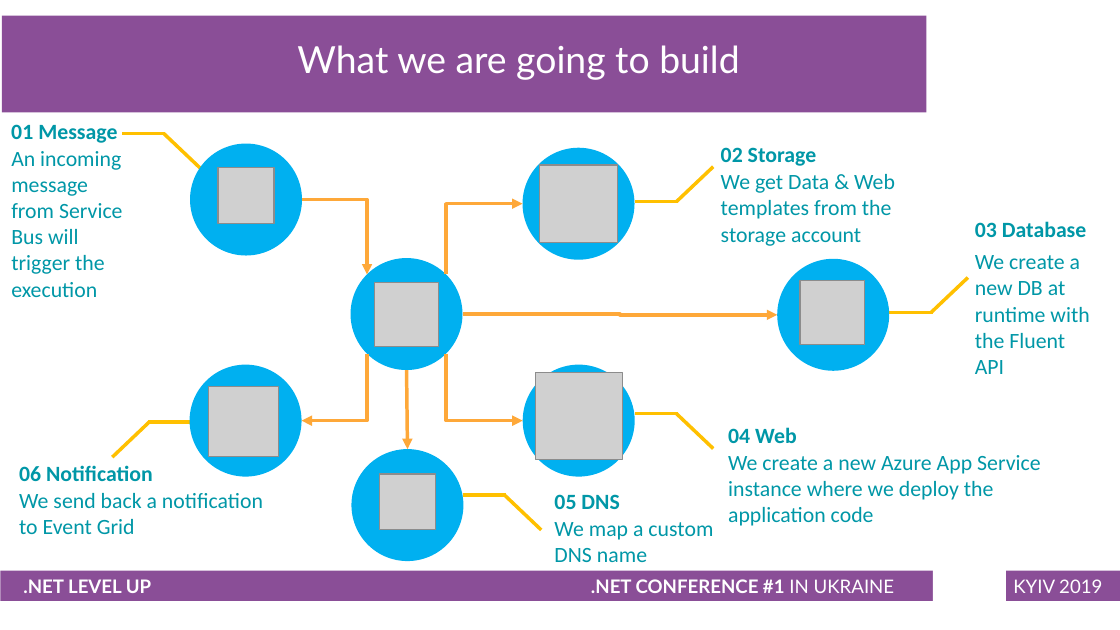
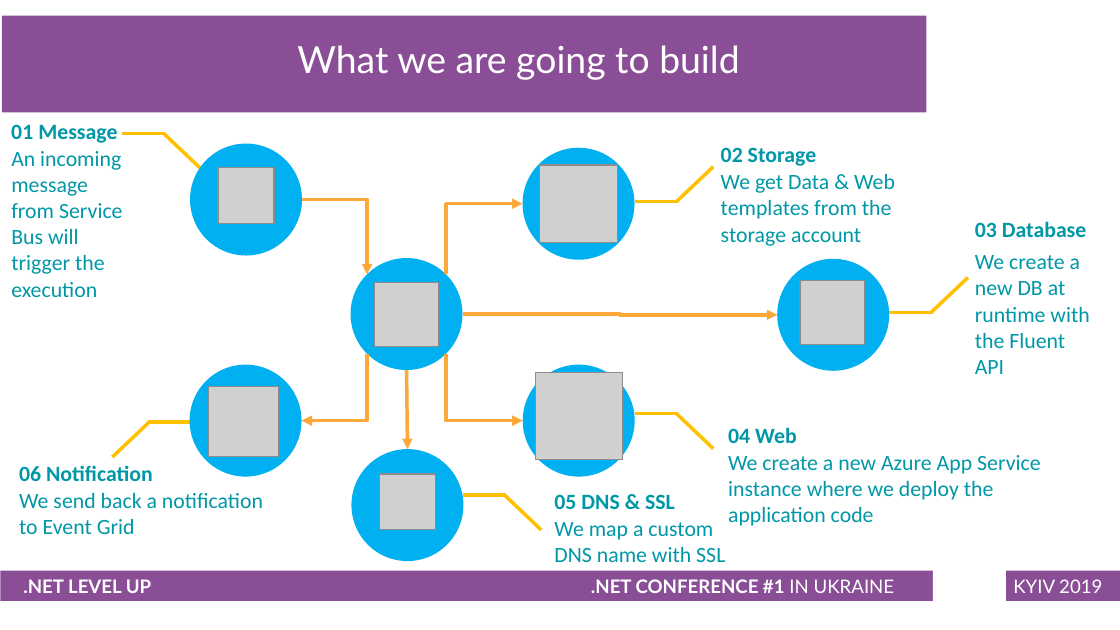
Before and after one commit to childotg/Events.2019, a slide deck: slide 4 of 191025 - NETFest @Kyiv/Provisioning Azure PaaS fluently with Management Libraries and C#.pptx. Drawn at 1120x630 pixels with LibreOffice and Linux fonts; fonts in the diff are those of the drawing; grey boxes stand for pictures; background and template pictures are left out. Boxes give left, top, right and bottom in pixels: in the first picture for what was removed or moved away, otherwise in the second. Text is boxed around its words. In the diff, an @@ line names an element or a change of style, - is before the commit and + after.

```diff
--- a/191025 - NETFest @Kyiv/Provisioning Azure PaaS fluently with Management Libraries and C#.pptx
+++ b/191025 - NETFest @Kyiv/Provisioning Azure PaaS fluently with Management Libraries and C#.pptx
@@ text at (554, 494, 675, 509): text changed @@
-05 DNS
+05 DNS & SSL
@@ text at (554, 522, 725, 562): text changed @@
-We map a custom DNS name
+We map a custom DNS name with SSL
```
Also in this commit, not shown: 4 other files.
